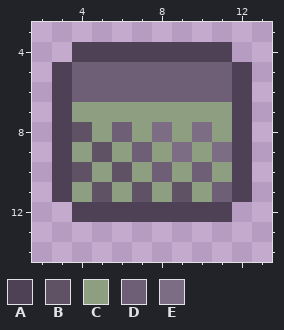
Two versions of one pixel-art file, art/toolbar_icons/fog_machine_toolbar.aseprite. Above: the version before the commit.
16x16 pixels, 1 frame. Shown: x 2..13, y 3..14.
Palette (. is transparent): A #4e4155  B #5f5265  C #8e9f81  D #6e5e76  E #7c6c84
After:
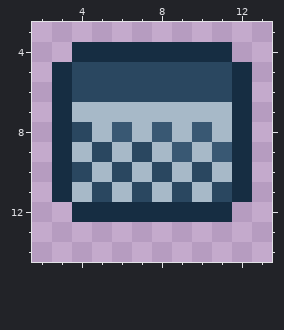
Edits made:
colour A: #4e4155 -> #162d42
colour C: #8e9f81 -> #a7b9c8
colour D: #6e5e76 -> #2a4760
colour E: #7c6c84 -> #395873
Changed rows in their new state; - is a pixel that keeps its letter.
first column x 4:
 8 D-E---
 9 -D----
10 D-D---
11 -D-D-D
